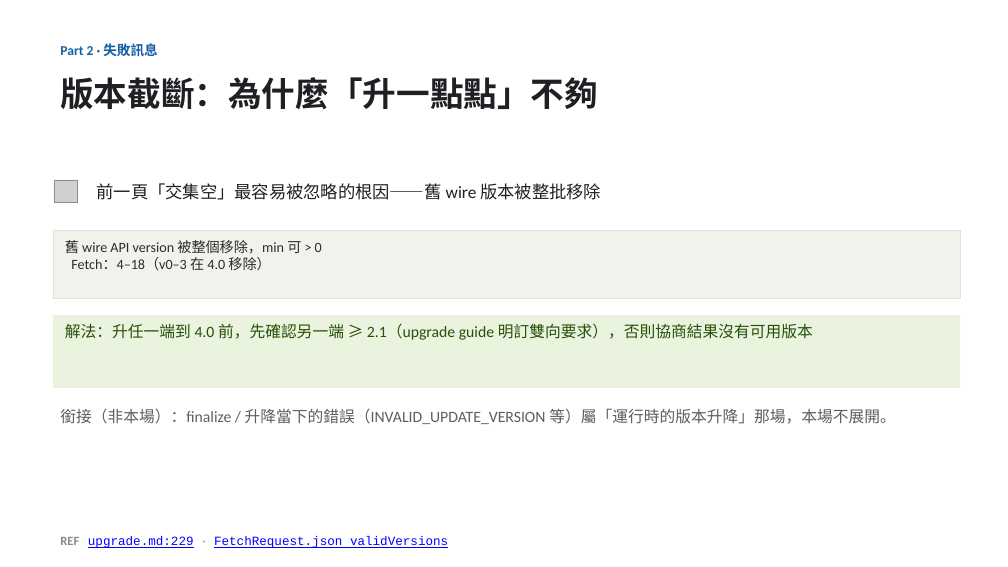
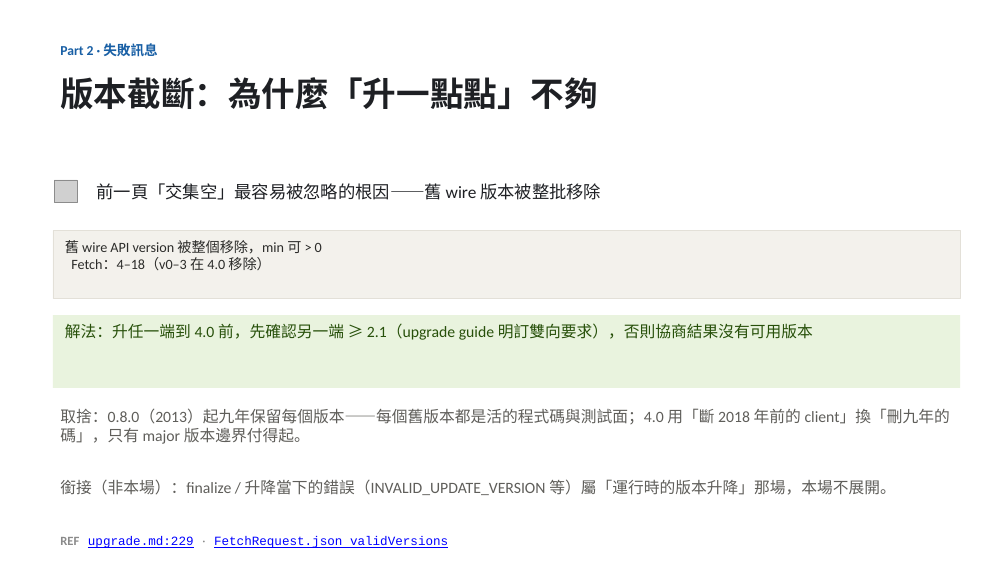
Before and after one commit to unknowntpo/kafka, a slide deck: slide 13 of study/version-control/kafka-version-negotiation.pptx (slide 12 before the commit). Drawn at 1008x567 pixels with LibreOffice and Linux fonts; fonts in the diff are those of the drawing; grey boxes stand for pictures. Boxes give left, top, right and bottom in pixels: in the first picture for what was removed or moved away, otherwise in the second. Text is boxed around its words. In the diff, an @@ line names an element or a change of style, - is before the commit and + after.

```diff
--- a/study/version-control/kafka-version-negotiation.pptx
+++ b/study/version-control/kafka-version-negotiation.pptx
@@ text added at (60, 408, 950, 444), 15 pt, text #5F5E5A @@
+取捨：0.8.0（2013）起九年保留每個版本——每個舊版本都是活的程式碼與測試面；4.0 用「斷 2018 年前的 client」換「刪九年的碼」，只有 major 版本邊界付得起。
@@ text "銜接（非本場）：finalize / 升降當下的錯誤（INVALID_UPDATE_VERSION 等）屬「運行時的版本 ...": place and size @@
-text "銜接（非本場）：finalize / 升降當下的錯誤（INVALID_UPDATE_VERSION 等）屬「運行時的版本 ..." at (60, 408, 895, 424)
+text "銜接（非本場）：finalize / 升降當下的錯誤（INVALID_UPDATE_VERSION 等）屬「運行時的版本 ..." at (60, 479, 895, 495)
```
Also in this commit, not shown: 3 other slides changed, 1 slide added, 3 other files.
